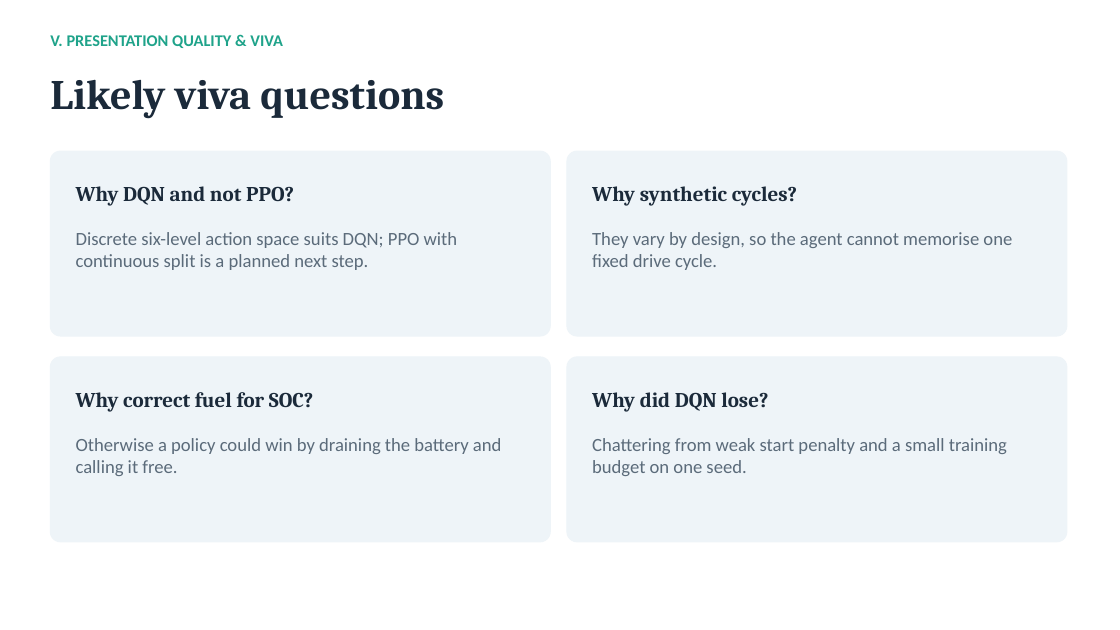
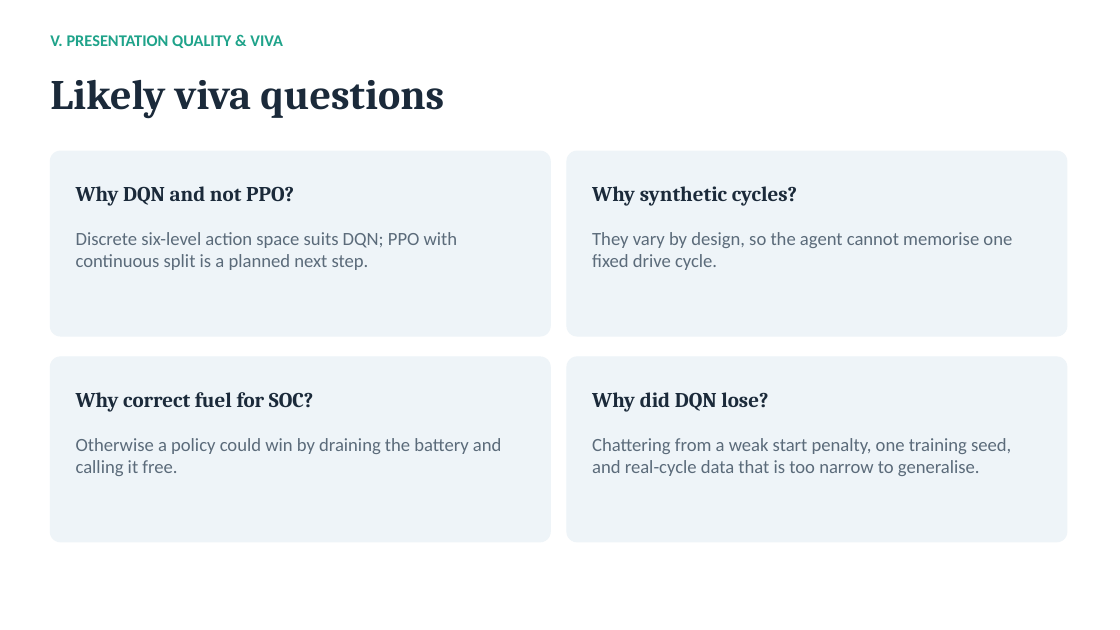
Before and after one commit to Uchihakamal1816/hev-torque-split-drl, a slide deck: slide 12 of HEV_Torque_Split_RL.pptx. Drawn at 1120x630 pixels with LibreOffice and Linux fonts; fonts in the diff are those of the drawing. Boxes give left, top, right and bottom in pixels: in the first picture for what was removed or moved away, otherwise in the second. Text is boxed around its words. In the diff, an @@ line names an element or a change of style, - is before the commit and + after.

```diff
--- a/HEV_Torque_Split_RL.pptx
+++ b/HEV_Torque_Split_RL.pptx
@@ text at (592,438,1011,476): text changed @@
-Chattering from weak start penalty and a small training budget on one seed.
+Chattering from a weak start penalty, one training seed, and real-cycle data that is too narrow to generalise.
```
Also in this commit, not shown: 4 other slides changed, 28 other files.
